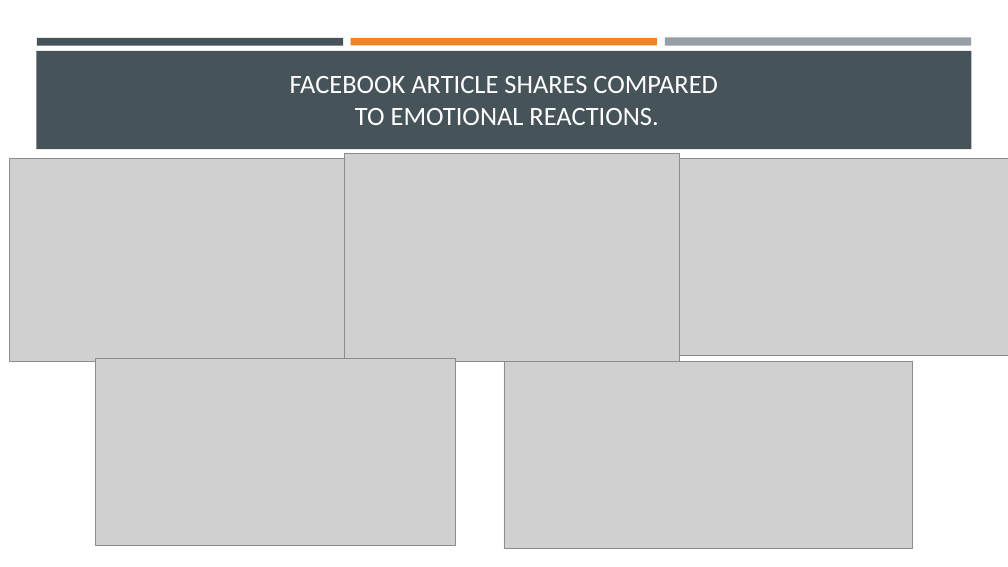
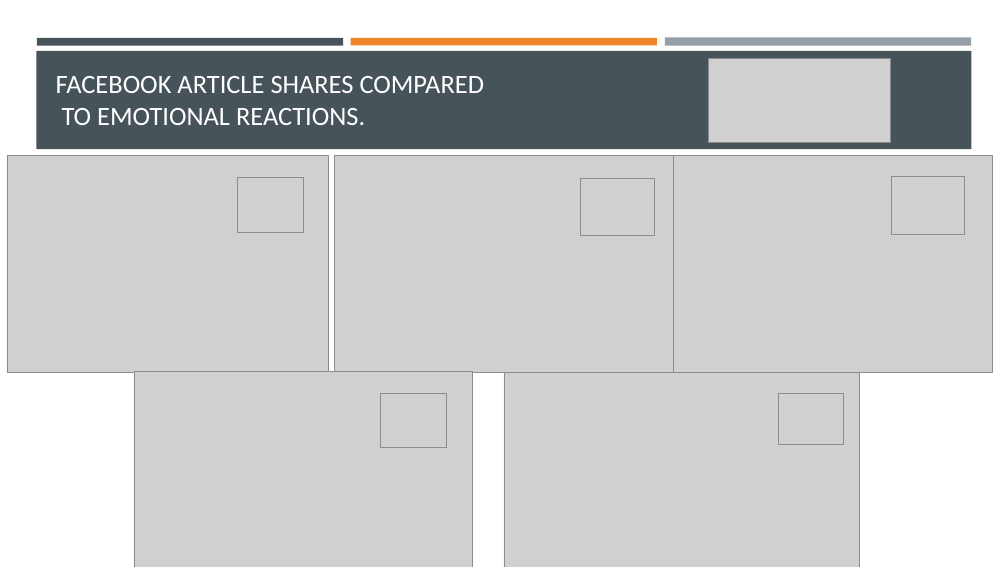
Before and after one commit to jakehtaylor/Classifying-Clickbait-Headlines, a slide deck: slide 6 of Group 9 - Facebook News Article Analysis.pptx (slide 7 before the commit). Drawn at 1008x567 pixels with LibreOffice and Linux fonts; fonts in the diff are those of the drawing; grey boxes stand for pictures. Boxes give left, top, right and bottom in pixels: in the first picture for what was removed or moved away, otherwise in the second. Text is boxed around its words. In the diff, an @@ line names an element or a change of style, - is before the commit and + after.

```diff
--- a/Group 9 - Facebook News Article Analysis.pptx
+++ b/Group 9 - Facebook News Article Analysis.pptx
@@ title "FACEBOOK ARTICLE SHARES COMPARED TO ..." at (56, 76, 485, 125): alignment centre to left @@
@@ picture added at (709, 58, 891, 142) @@
@@ picture: place and size @@
-picture at (9, 159, 344, 362)
+picture at (7, 155, 328, 373)
@@ picture added at (238, 178, 304, 232) @@
@@ picture: place and size @@
-picture at (344, 153, 679, 361)
+picture at (334, 155, 673, 373)
@@ picture added at (581, 178, 655, 235) @@
@@ picture: place and size @@
-picture at (679, 159, 1008, 355)
+picture at (671, 155, 992, 373)
@@ picture added at (891, 176, 965, 234) @@
@@ picture: place and size @@
-picture at (95, 358, 455, 545)
+picture at (134, 371, 473, 567)
@@ picture: place and size @@
-picture at (504, 361, 913, 548)
+picture at (504, 373, 860, 567)
@@ picture added at (380, 393, 446, 448) @@
@@ picture added at (778, 393, 844, 445) @@
```
Also in this commit, not shown: 4 other slides changed, 1 slide added, 2 slides removed, 28 other files.
